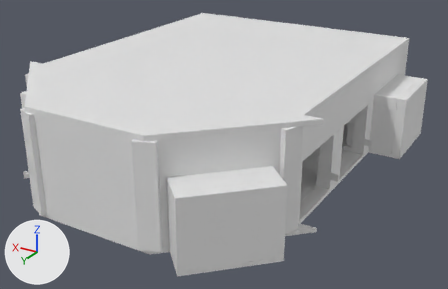
The FBX model art-source/lobby/Exports/V4_Duels.fbx: old version first, new version second.
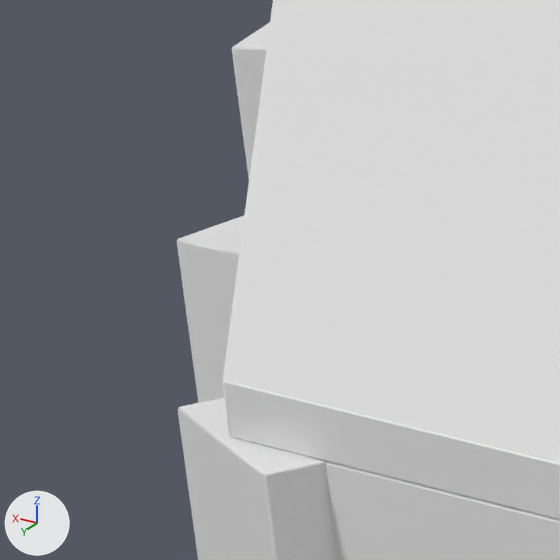
The first picture shows the older version from a 50 mm camera at (-104.9, 291.4, 83.8) aimed at (-3.5, 122.4, -0.7). The close-ups show the older and then the newer version on the part from 1% to 13% of the width and 24% to 43% of the height of that picture. Only the edits that show in the close-ups are written down. The axes (+X, +Y, +Z) are drawn at lower left. The lights are the same throughout.

Script lines for the objects in view, before the commit:
```python
me_duels_0129_v_wall_001 = bpy.data.meshes.new('Duels_0129_V_Wall.001')
me_duels_0129_v_wall_001.from_pydata(...)  # 88 vertices, 104 faces; spans x 43.0..57.0, y 128.5..155.5, z -3.0..17.0
me_duels_0129_v_wall_001.materials.append(mat_v_wall)  # white #e7e7e7
me_duels_v_ceil_001 = bpy.data.meshes.new('Duels_V_Ceil.001')
me_duels_v_ceil_001.from_pydata(...)  # 48 vertices, 52 faces; spans x -51.6..51.6, y 58.0..186.0, z 27.0..28.5
me_duels_v_ceil_001.materials.append(mat_v_ceil)  # white #e7e7e7
me_duels_v_wall_001 = bpy.data.meshes.new('Duels_V_Wall.001')
me_duels_v_wall_001.from_pydata(...)  # 573 vertices, 650 faces; spans x -47.4..47.4, y 58.0..187.4, z -3.0..27.0
me_duels_v_wall_001.materials.append(mat_v_wall)  # white #e7e7e7
ob_duels_0129_v_wall = bpy.data.objects.new('Duels_0129_V_Wall', me_duels_0129_v_wall_001)
ob_duels_0129_v_wall.location = (0.0, 0.0, 0.0)
ob_duels_v_ceil = bpy.data.objects.new('Duels_V_Ceil', me_duels_v_ceil_001)
ob_duels_v_ceil.location = (0.0, 0.0, 0.0)
ob_duels_v_wall = bpy.data.objects.new('Duels_V_Wall', me_duels_v_wall_001)
ob_duels_v_wall.location = (0.0, 0.0, 0.0)
```
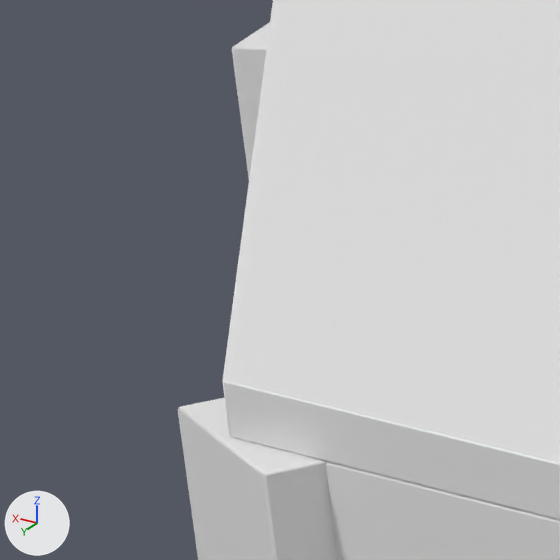
Where the change shows, as pixel boxes (x1, y1, x2, y2) in the close-ups (560 x 560 px):
'Duels_0129_V_Wall', deleted
    before: (177, 216, 244, 403)

What the commit changed:
Object 'Duels_0129_V_Wall' (ob_duels_0129_v_wall) is deleted.
